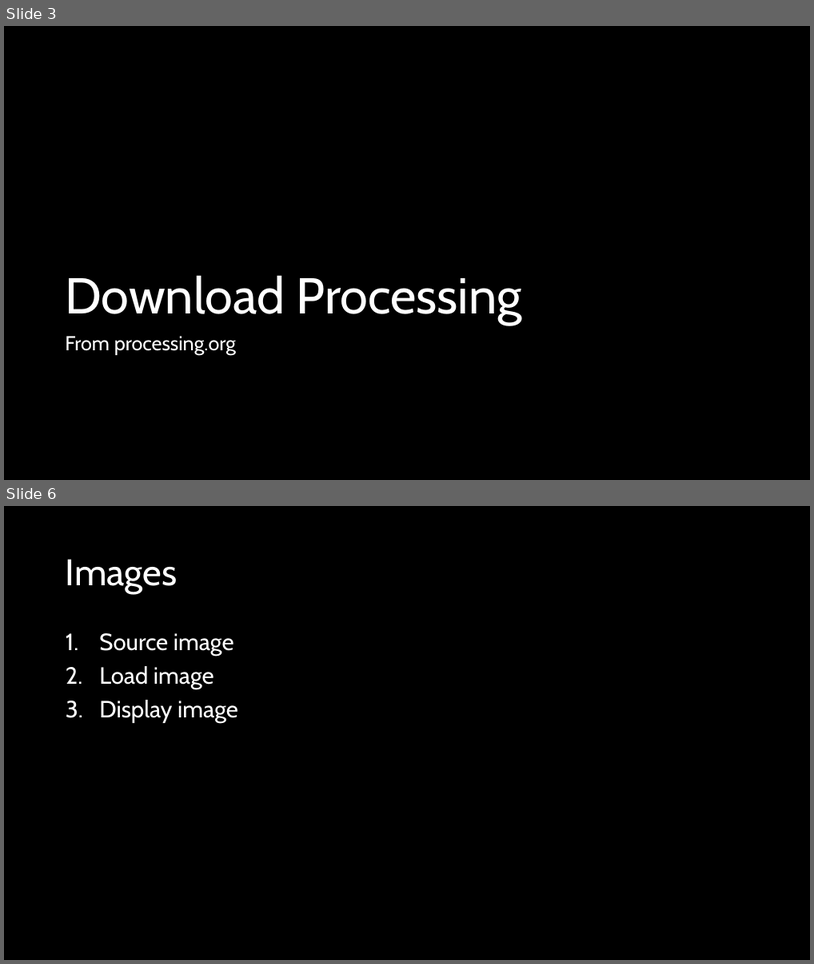
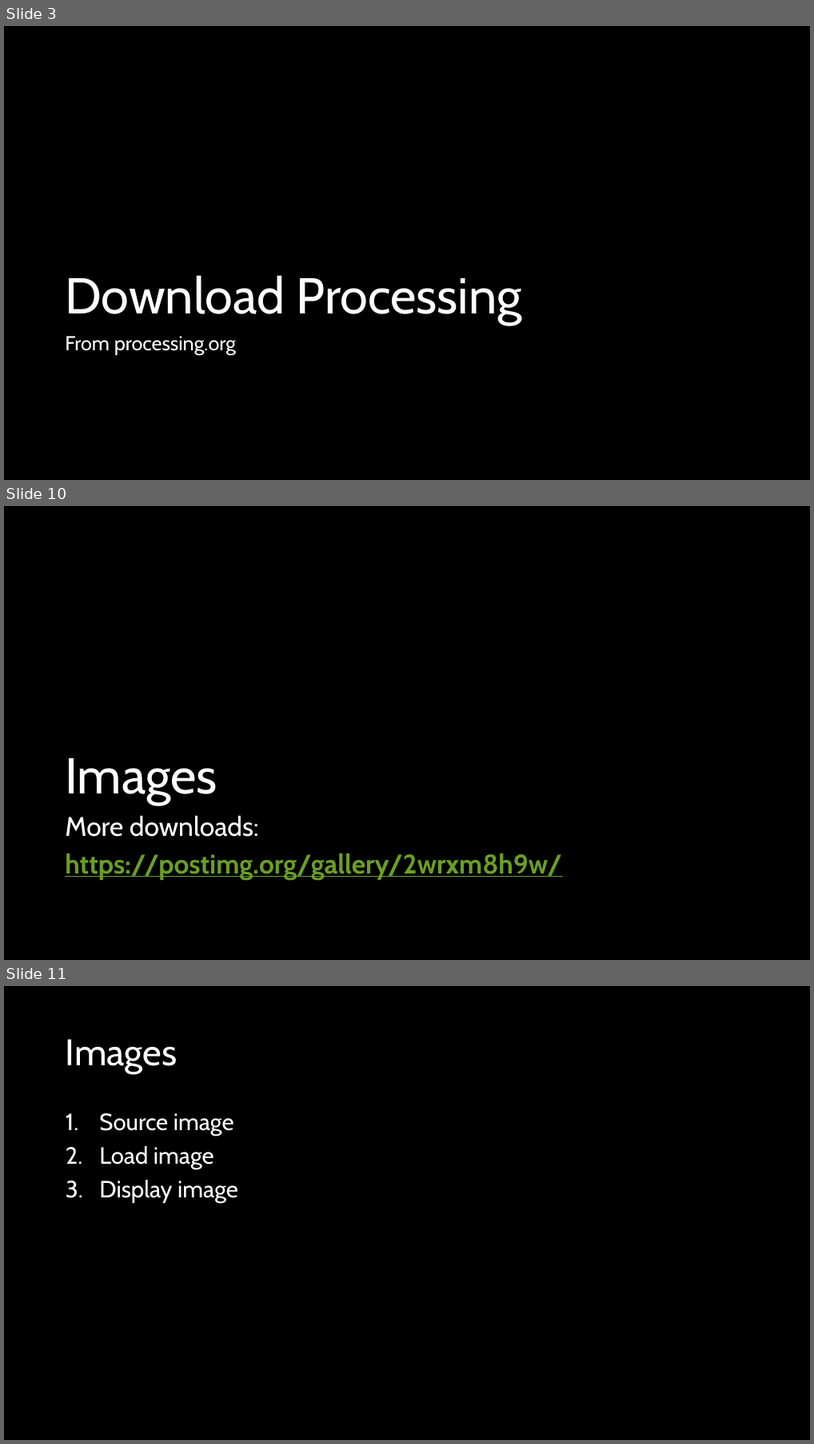
Before and after one commit to crhallberg/IMM120, a slide deck: Presentations/2018-10-01 - Event and Media.pptx. Shown one above the other, each under a label of ours: slides 3 and 6 before the commit, slides 3, 10 and 11 after it; the slides between them are not shown. The pictures are 814x964 and 814x1444 pixels, drawn with LibreOffice and Linux fonts; fonts in the diff are those of the drawing. Boxes give left, top, right and bottom in pixels: in the first picture for what was removed or moved away, otherwise in the second. Text is boxed around its words. In the diff, an @@ line names an element or a change of style, - is before the commit and + after.

```diff
--- a/Presentations/2018-10-01 - Event and Media.pptx
+++ b/Presentations/2018-10-01 - Event and Media.pptx
@@ slide 10 added at <box>4,506,810,960</box>, background #000000 @@
@@ title added at <box>65,758,218,805</box>, 60 pt, text #FFFFFF @@
+Images
@@ text added at <box>65,815,562,880</box>, 32 pt, text #6B9F25, bold, underline @@
+More downloads:
+https://postimg.org/gallery/2wrxm8h9w/
@@ what was slide 6 is now slide 11 @@
```
Also in this commit, not shown: 2 slides changed, 4 other slides added, 2 slides removed.
